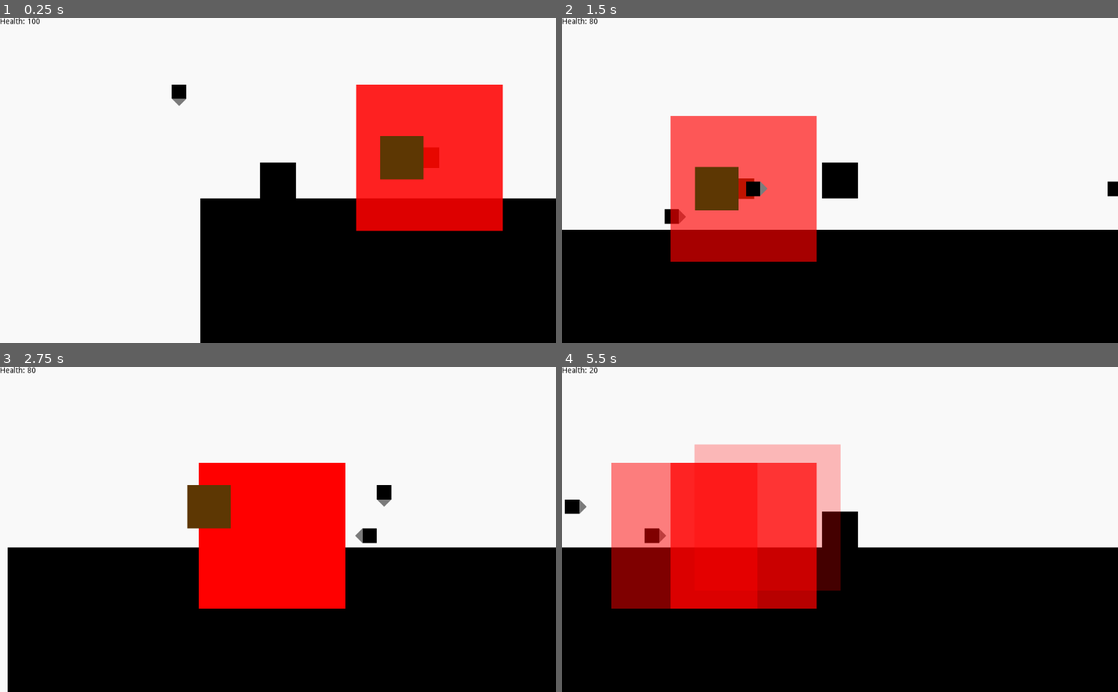
Above: before the commit, frames 1-4 (two rows, left to right).
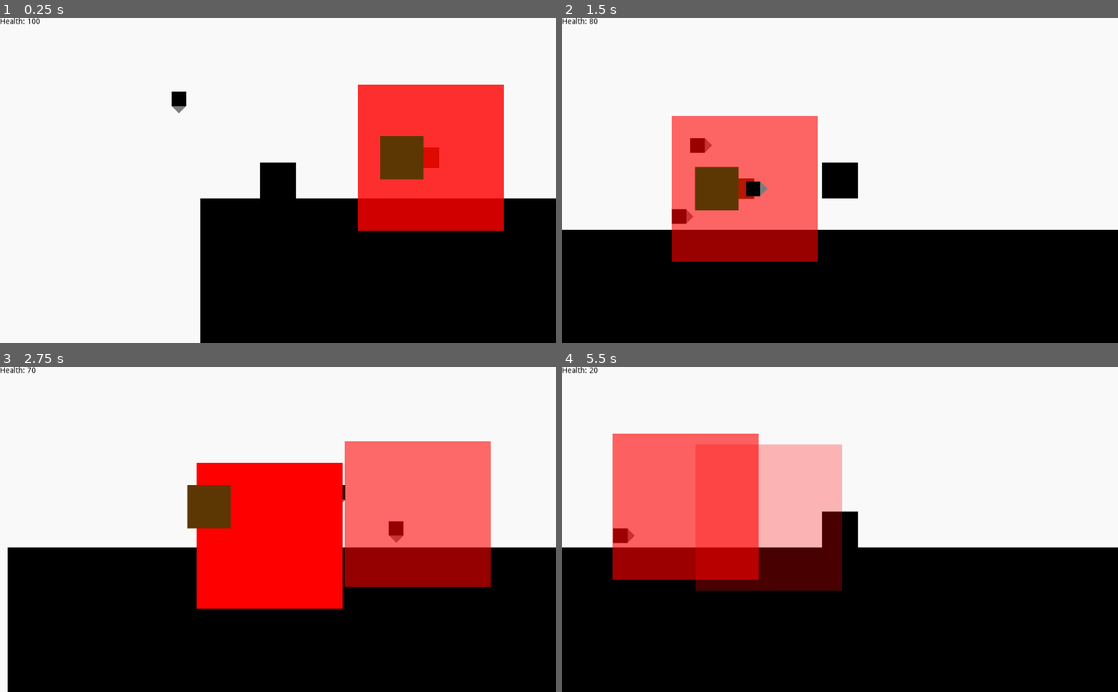
Above: after the commit, the same moments.

Repository: RavenJFelix/Square
Game: Godot game, scene res://testLevel/test.tscn
The game is run twice, just before and just after one commit, with the same random seed, the same clock (stepped at 60 frames per second) and the same inputs. This scene is started directly instead of the project's main scene.
Inputs:
- Up to frame 1 (0.25 s): no input
- Up to frame 2 (1.5 s): hold Right (ui_right) from 0.53 s (still down); tap Up (ui_up) at 0.77 s
- Up to frame 3 (2.75 s): tap Up (ui_up) at 1.52 s; release Right (ui_right) at 2.03 s; hold Left (ui_left) from 2.03 s (still down)
- Up to frame 4 (5.5 s): release Left (ui_left) at 2.78 s; hold Right (ui_right) 2.78-4.28 s; tap Up (ui_up) at 3.02, 3.77, 4.52 s; hold Left (ui_left) 4.28-5.03 s; hold Right (ui_right) from 5.03 s (still down)

The runs differ from the first frame. In frame 1, 0.4% of the frame differs, in the area x 30-91%, y 20-66%; in frame 2, 0.6%; in frame 3, 12%; in frame 4, 19%, in the area x 0-51%, y 20-75%.

Commit message:
Widen search radius

Diff:
--- a/entity/npc/enemies/chaser/chaser.gd
+++ b/entity/npc/enemies/chaser/chaser.gd
@@ -33,17 +33,14 @@
 
 
 func _physics_process(delta):
-	print(target)
-	match mode:
-		MODE.chase:
-			_chase()
-		MODE.search:
-			_search()
+	_search()
+	_chase()
 	vel = move_and_slide(vel)
 # Called every frame. 'delta' is the elapsed time since the previous frame.
 #func _process(delta):
 func _chase():
-
+	if target == null:
+		return
 	match target_mode:
 		MOVE_MODE.x:
 			_chase_x()
@@ -82,8 +79,8 @@
 			current_direction = DIRECTION.up
 
 func _search():
-	print("SEARCHING")
 	var bodies = $TargetArea.get_overlapping_bodies()
+	target = null
 	for body in bodies:
 		if body.has_method("is_player"):
 			target = body
--- a/entity/npc/enemies/chaser/tangential-chaser.tscn
+++ b/entity/npc/enemies/chaser/tangential-chaser.tscn
@@ -5,7 +5,7 @@
 [sub_resource type="RectangleShape2D" id=1]
 
 [sub_resource type="CircleShape2D" id=2]
-radius = 200.0
+radius = 400.0
 
 [node name="Chaser" type="KinematicBody2D"]
 script = ExtResource( 1 )
